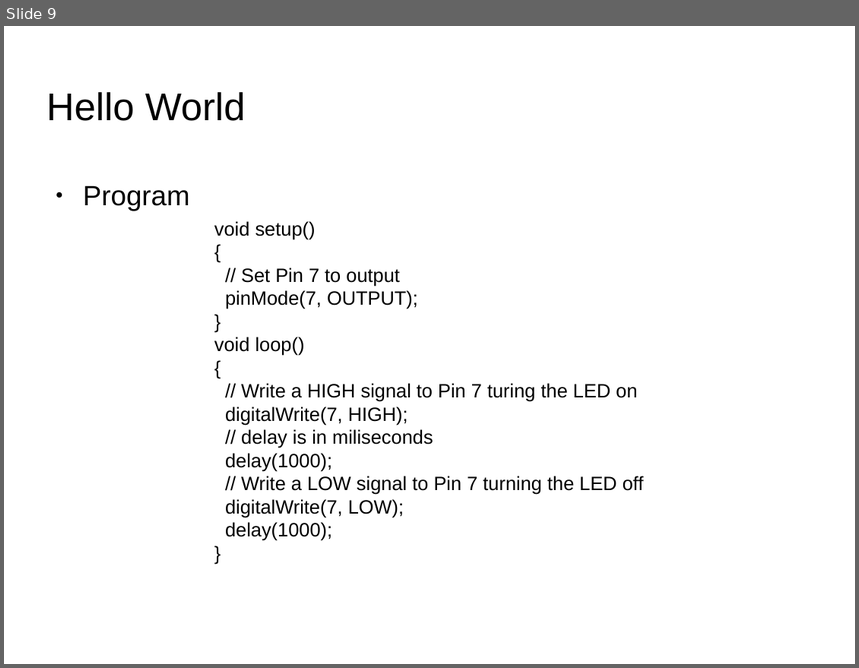
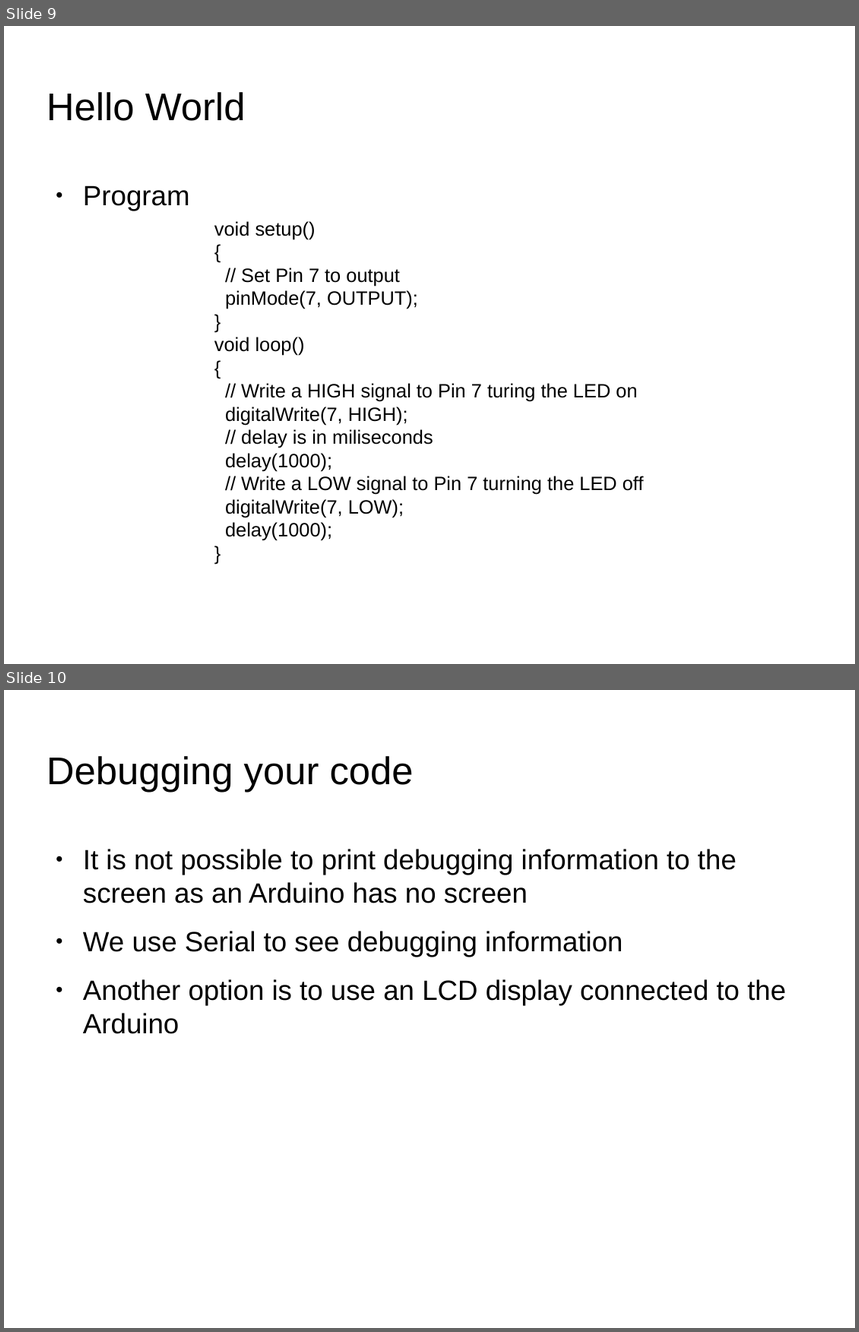
Before and after one commit to SIUE-ARC/Arduino-Workshop, a slide deck: Arduino-Workshop-eHacks.odp. Shown one above the other, each under a label of ours: slide 9 before the commit, slides 9 and 10 after it. The pictures are 859x668 and 859x1332 pixels, drawn with LibreOffice and Linux fonts; fonts in the diff are those of the drawing; background and template pictures are left out. Boxes give left, top, right and bottom in pixels: in the first picture for what was removed or moved away, otherwise in the second. Text is boxed around its words. In the diff, an @@ line names an element or a change of style, - is before the commit and + after.

```diff
--- a/Arduino-Workshop-eHacks.odp
+++ b/Arduino-Workshop-eHacks.odp
@@ slide 10 added at (x1=4, y1=690, x2=855, y2=1328), background picture (left out) @@
@@ title added at (x1=47, y1=756, x2=414, y2=792), 36 pt, text #000000 @@
+Debugging your code
@@ text added at (x1=83, y1=849, x2=786, y2=1034), 26 pt, text #000000 @@
+● It is not possible to print debugging information to the screen as an Arduino has no screen
+● We use Serial to see debugging information
+● Another option is to use an LCD display connected to the Arduino
```
Also in this commit, not shown: 5 other slides added, 5 other files.
